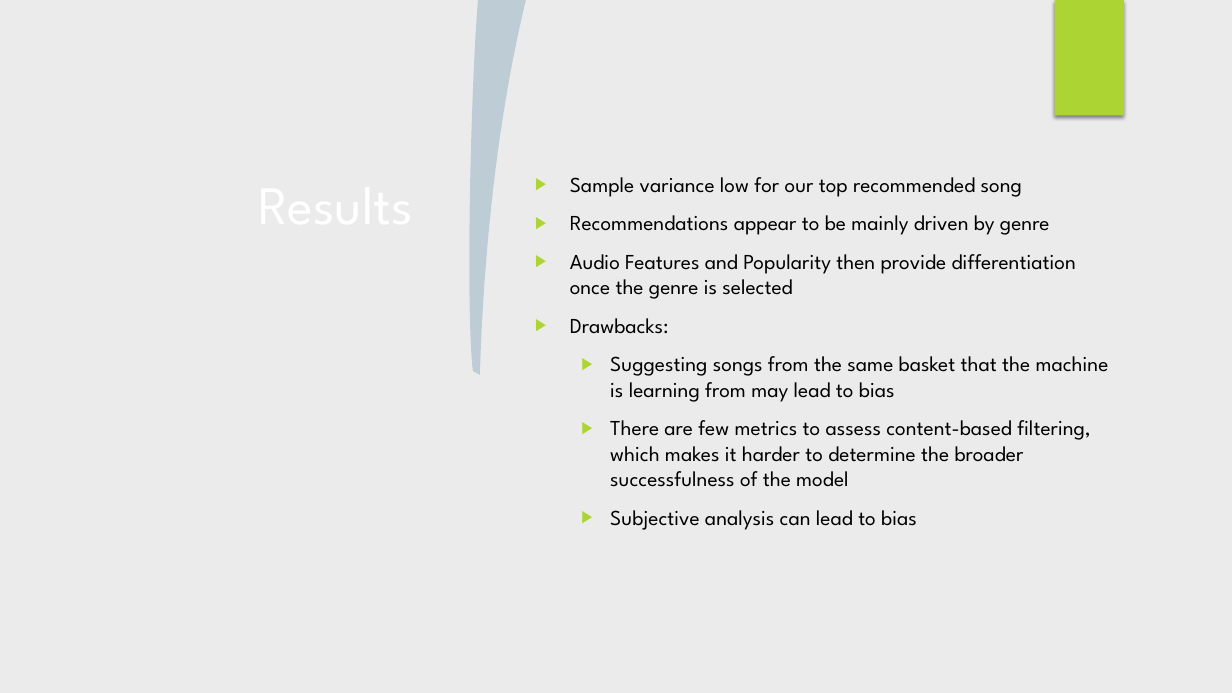
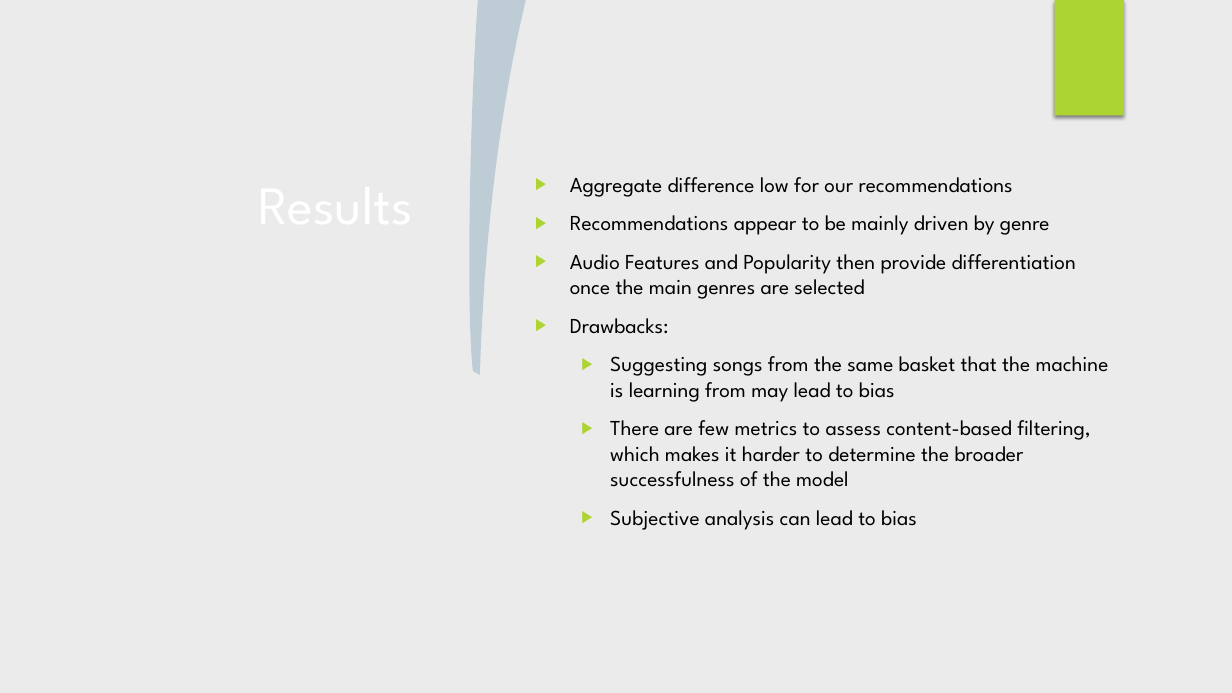
Before and after one commit to justingrisanti/dsc-capstone-project, a slide deck: slide 15 of Project Presentation.pptx (slide 13 before the commit). Drawn at 1232x693 pixels with LibreOffice and Linux fonts; fonts in the diff are those of the drawing; background and template pictures are left out. Boxes give left, top, right and bottom in pixels: in the first picture for what was removed or moved away, otherwise in the second. Text is boxed around its words. In the diff, an @@ line names an element or a change of style, - is before the commit and + after.

```diff
--- a/Project Presentation.pptx
+++ b/Project Presentation.pptx
@@ text at <box>570,177,1013,197</box>: text changed @@
-▶ Sample variance low for our top recommended song
+▶ Aggregate difference low for our recommendations
@@ text at <box>570,254,1076,299</box>: text changed @@
-▶ Audio Features and Popularity then provide differentiation once the genre is selected
+▶ Audio Features and Popularity then provide differentiation once the main genres are selected
```
Also in this commit, not shown: 7 other slides changed, 3 slides added, 16 other files.
